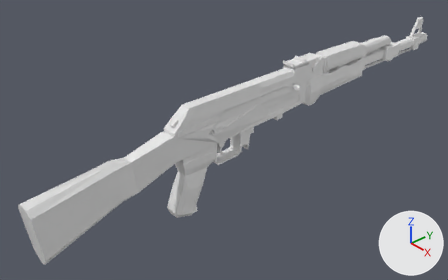
An edit to the Blender file OBJECTS VOLUME 2/CHARACTER FPS/AK47/AK47_3.blend, drawn before and after from the same camera.
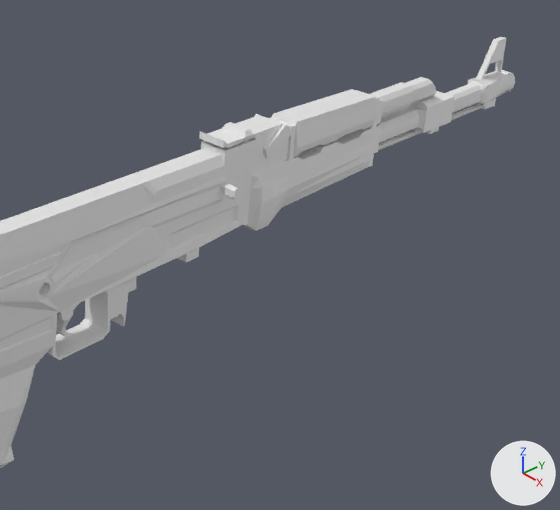
Each version appears first whole from a 50 mm camera at (0.799, -0.766, 0.544) aimed at (-0.063, -0.007, -0.087), and next in a close-up on the part from 43% to 100% of the width and 0% to 84% of the height. Lighting does not change. The marker at lower right points along +X, +Y and +Z.

Names of what the first close-up shows: 'AK47'.
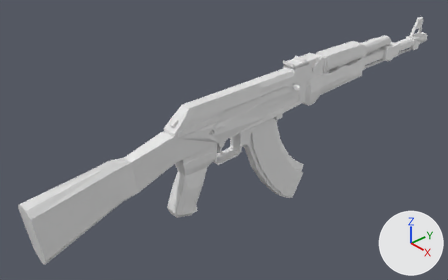
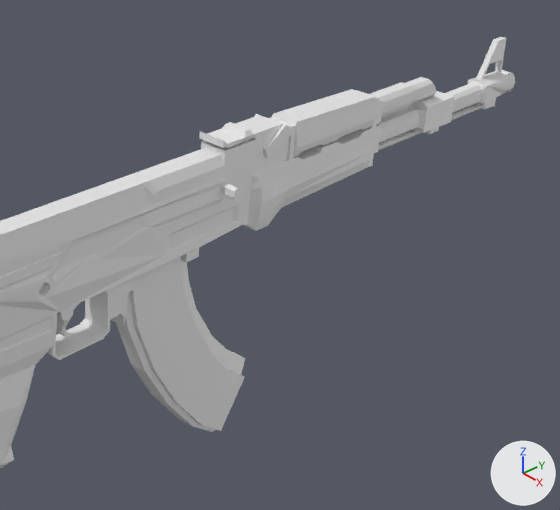
What differs and where, as boxes [x1, y1, x2, y2] in the close-ups (560 x 510 px):
'carregador', added: after [116, 257, 245, 432]

What changed in the scene script:
```text
Add me_carregador:
    me_carregador.from_pydata(...)  # 94 vertices, 86 faces; spans x -0.018..0.018, y -0.255..-0.018, z -0.174..0.007
Add ob_carregador:
    ob_carregador = bpy.data.objects.new('carregador', me_carregador)
    ob_carregador.location = (0.0, 0.0, 0.0)
    ob_carregador.rotation_euler = (1.571, 0.0, 0.0)  # degrees (90, 0, 0)
```
